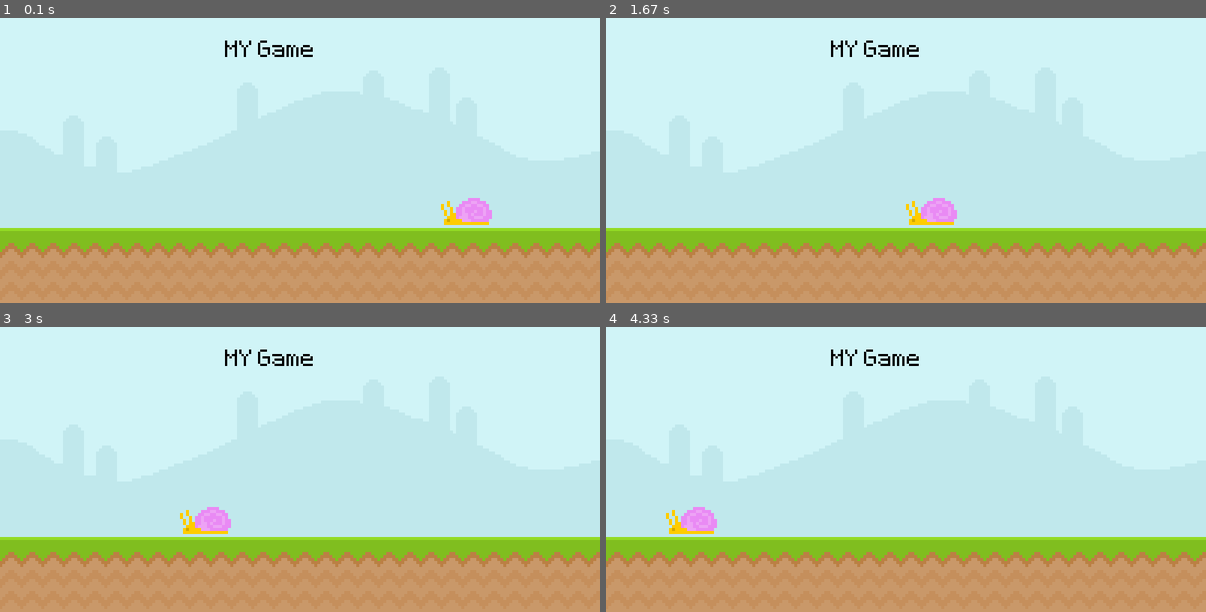
Above: before the commit, frames 1-4 (two rows, left to right).
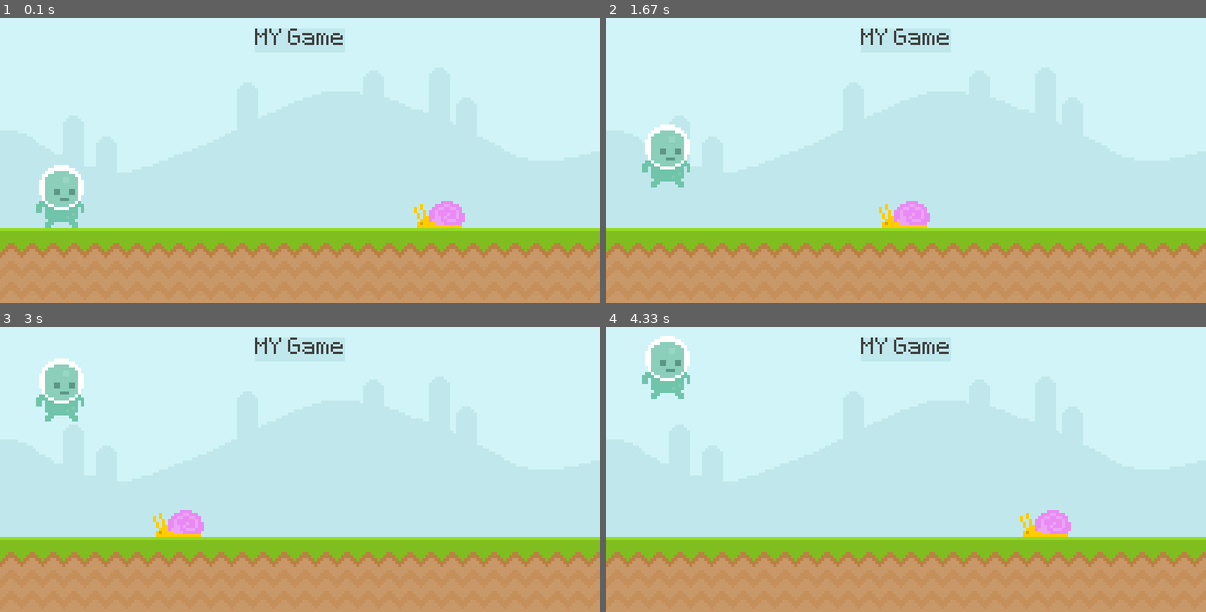
Above: after the commit, the same moments.

Repository: SlenderShield/PyGame
Game: pygame game, started from main.py
Same seed, same stepped clock (60 frames per second), same inputs: the game is played once before the commit and once after it.
Inputs (mouse positions are in pixels of both pictures, inside the frame that each line leads up to):
- Up to frame 1 (0.1 s): no input
- Up to frame 2 (1.67 s): tap Space at 0.33, 1.07, 1.37 s; click (666, 55) at 0.72 s
- Up to frame 3 (3 s): click (60, 506) at 1.88 s; tap Space at 2.23, 2.53 s
- Up to frame 4 (4.33 s): tap Space at 3.3, 3.63, 3.93, 4.07 s

The runs differ from the first frame. In frame 1, 2.8% of the frame differs, in the area x 6-82%, y 3-74%; in frame 2, 2.8%; in frame 3, 2.8%; in frame 4, 3.1%, in the area x 6-78%, y 3-74%.

Commit message:
Pygame Day 2

Diff:
--- a/main.py
+++ b/main.py
@@ -1,12 +1,15 @@
 from sys import exit
 
 import pygame
+
+docstring = """"""
 
 # Initialize and create the screen in pygame
 pygame.init()
 screen = pygame.display.set_mode((800, 400))
 pygame.display.set_caption("MY Game")
 clock = pygame.time.Clock()
+
 # Import the font into the game
 test_font = pygame.font.Font("font/Pixeltype.ttf", 50)
 
@@ -14,34 +17,87 @@
 # test_surface = pygame.Surface((100, 200))
 # test_surface.fill('#FFAABB')
 
+game_active = True
 # Create a surface and load an image
 sky_surface = pygame.image.load("graphics/sky.png").convert()
 ground = pygame.image.load("graphics/ground.png").convert()
 
 # Create a surface and load text on it
-text_surface = test_font.render("MY Game", False, "Black")
+score_surface = test_font.render("MY Game", False, (64, 64, 64))
+score_rect = score_surface.get_rect(center = (400, 50))
 
+# Create a surface for snail
 snail_surface = pygame.image.load("graphics/snail/snail1.png").convert_alpha()
-Snail_Pos = 600
+snail_rect = snail_surface.get_rect(midbottom = (600, 300))
+
+# Create a player surface and player rect
+player_surface = pygame.image.load("graphics/player/player_walk_1.png").convert_alpha()
+player_rect = player_surface.get_rect(midbottom = (80, 300))
+
+# Create Gravity
+player_gravity = 0
 
 while True:
 	# Check if the user wants to quit
 	for event in pygame.event.get():
 		if event.type == pygame.QUIT:
 			exit()
+		if game_active:
+			if event.type == pygame.MOUSEBUTTONDOWN:
+				if player_rect.collidepoint(event.pos) and player_rect.bottom == 300:
+					player_gravity = -20
+			if event.type == pygame.KEYDOWN:
+				if event.key == pygame.K_SPACE and player_rect.bottom == 300:
+					player_gravity = -20
+		else:
+			if event.type == pygame.KEYDOWN:
+				if event.key == pygame.K_SPACE:
+					game_active = True
+					player_gravity = 0
+					snail_rect.left = 600
 
-	# Fill the display (screen, position)
-	screen.blit(sky_surface, (0, 0))
-	screen.blit(ground, (0, 300))
-	screen.blit(text_surface, (300, 50))
+	if game_active:
+		# Fill the display (screen, position)
+		screen.blit(sky_surface, (0, 0))
+		screen.blit(ground, (0, 300))
+		pygame.draw.rect(screen, '#c0e8ec', score_rect)  # Draw a rectangle( surface, color, rect, width)
+		pygame.draw.rect(screen, '#c0e8ec', score_rect, 6)  # Draw a rectangle( surface, color, rect, width)
+		screen.blit(score_surface, score_rect)
 
-	# Make snail move 2 frames per second to left
-	Snail_Pos -= 2
-	# If snail goes off-screen to the left, reset it to the right
-	if Snail_Pos < -100:
-		Snail_Pos = 800
-	screen.blit(snail_surface, (Snail_Pos, 260))
+		# Make snail move 2 frames per second to left
+		snail_rect.right -= 2
+		# If snail goes off-screen to the left, reset it to the right
+		if snail_rect.right <= 0:
+			snail_rect.left = 800
+		screen.blit(snail_surface, snail_rect)
 
+		# Make player move 2 frames per second to right
+		player_gravity += 1
+		player_rect.bottom += player_gravity
+		if player_rect.bottom >= 300:
+			player_rect.bottom = 300
+			player_gravity = 0
+		# player_rect.left += 2
+		screen.blit(player_surface, player_rect)
+
+		# if player_rect.colliderect(snail_rect):
+		# 	print("Collision!")
+
+		# Get mouse position
+		# mouse_pos = pygame.mouse.get_pos()
+		# if player_rect.collidepoint(mouse_pos):
+		# 	print("Collision!")
+
+		# Keyboard input from the user.
+		# keys = pygame.key.get_pressed()
+		# if keys[pygame.K_SPACE]:
+		# 	print("Space!")
+
+		# Collision detection
+		if snail_rect.colliderect(player_rect):
+			game_active = False
+	else:
+		screen.fill('#FFAABB')
 	# Drawing all the elements
 	pygame.display.update()
 
